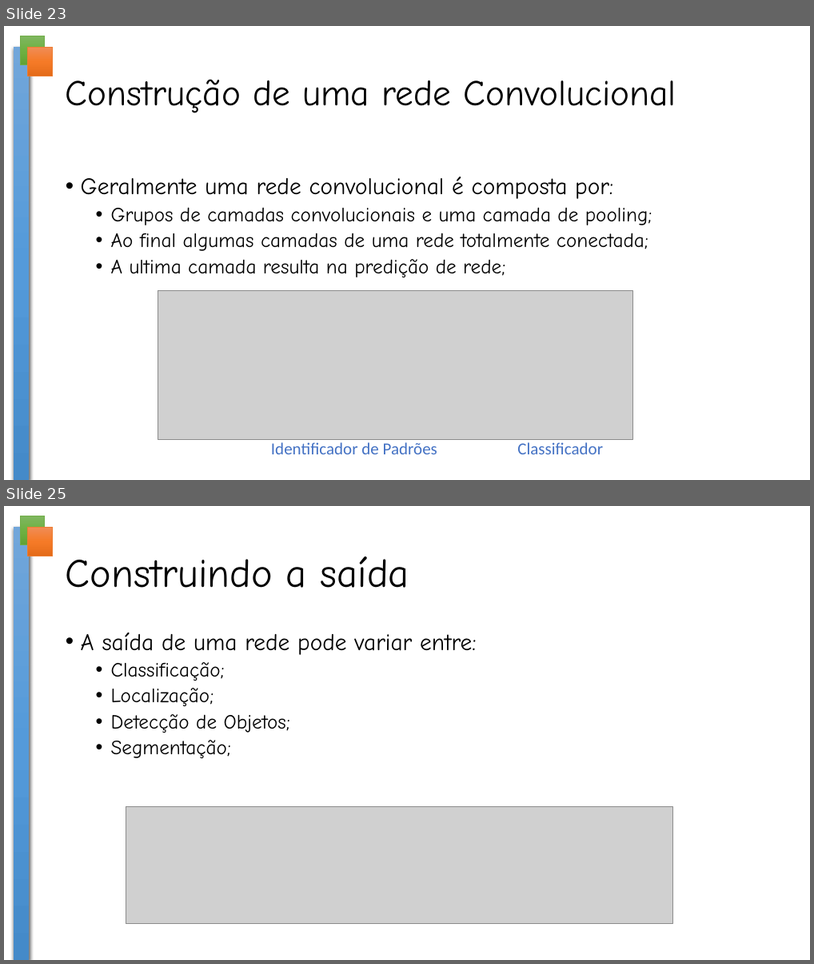
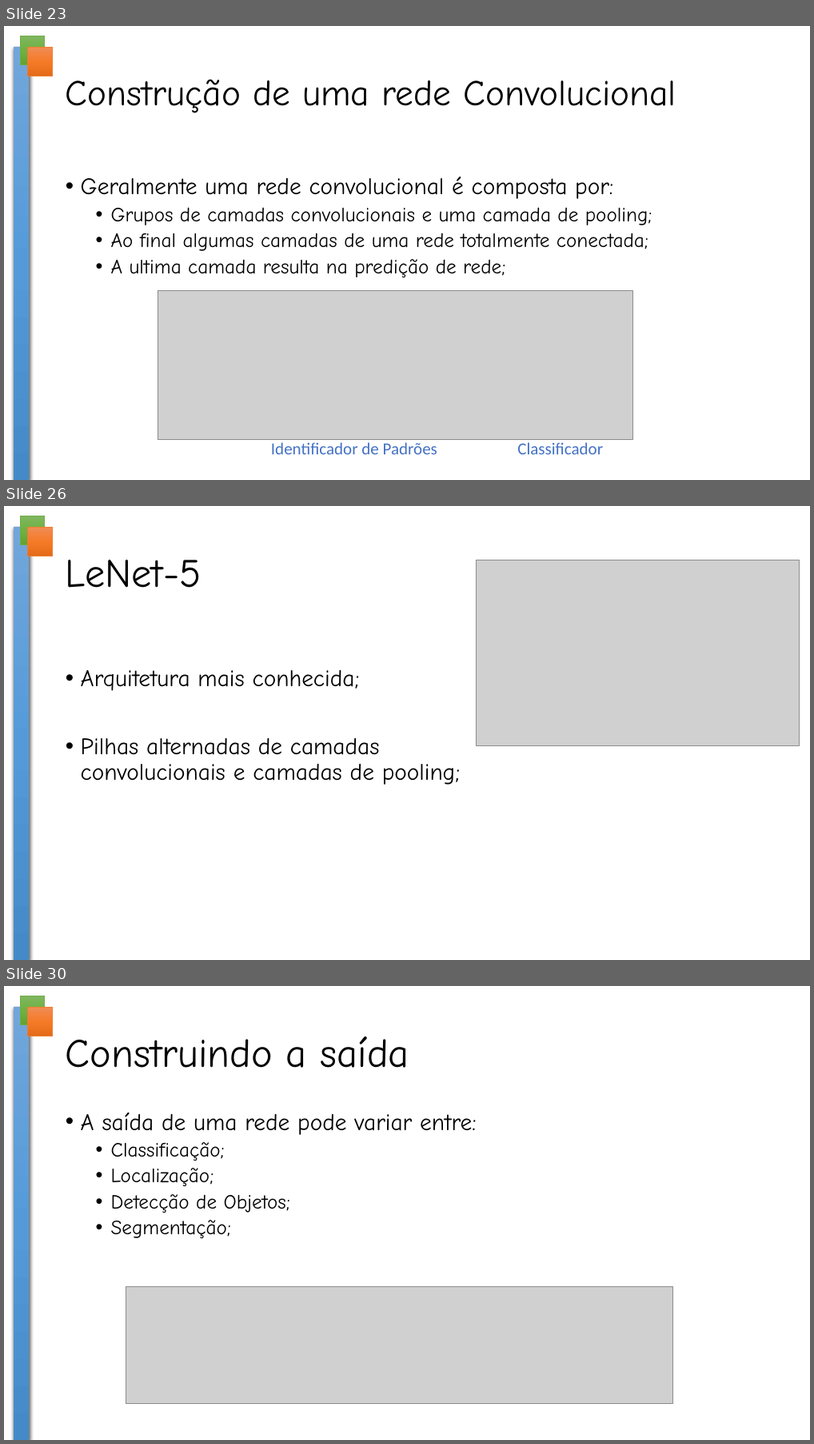
Before and after one commit to crazynds/FindHumanTouchIA, a slide deck: docs/Redes Neuras em Visão Computacional.pptx. Shown one above the other, each under a label of ours: slides 23 and 25 before the commit, slides 23, 26 and 30 after it; the slides between them are not shown. The pictures are 814x964 and 814x1444 pixels, drawn with LibreOffice and Linux fonts; fonts in the diff are those of the drawing; grey boxes stand for pictures; background and template pictures are left out. Boxes give left, top, right and bottom in pixels: in the first picture for what was removed or moved away, otherwise in the second. Text is boxed around its words. In the diff, an @@ line names an element or a change of style, - is before the commit and + after.

```diff
--- a/docs/Redes Neuras em Visão Computacional.pptx
+++ b/docs/Redes Neuras em Visão Computacional.pptx
@@ slide 26 added at (x1=4, y1=506, x2=810, y2=960), background #FFFFFF; not listed: 3 template elements that a slide beside it also shows @@
@@ title added at (x1=66, y1=560, x2=202, y2=588), 48 pt, text #000000 @@
+LeNet-5
@@ picture added at (x1=477, y1=560, x2=800, y2=745) @@
@@ text added at (x1=81, y1=670, x2=460, y2=784), 28 pt, text #000000 @@
+• Arquitetura mais conhecida;
+• Pilhas alternadas de camadas
+  convolucionais e camadas de pooling;
@@ what was slide 25 is now slide 30 @@
```
Also in this commit, not shown: 3 slides changed, 6 other slides added, 2 slides removed, 5 other files.
